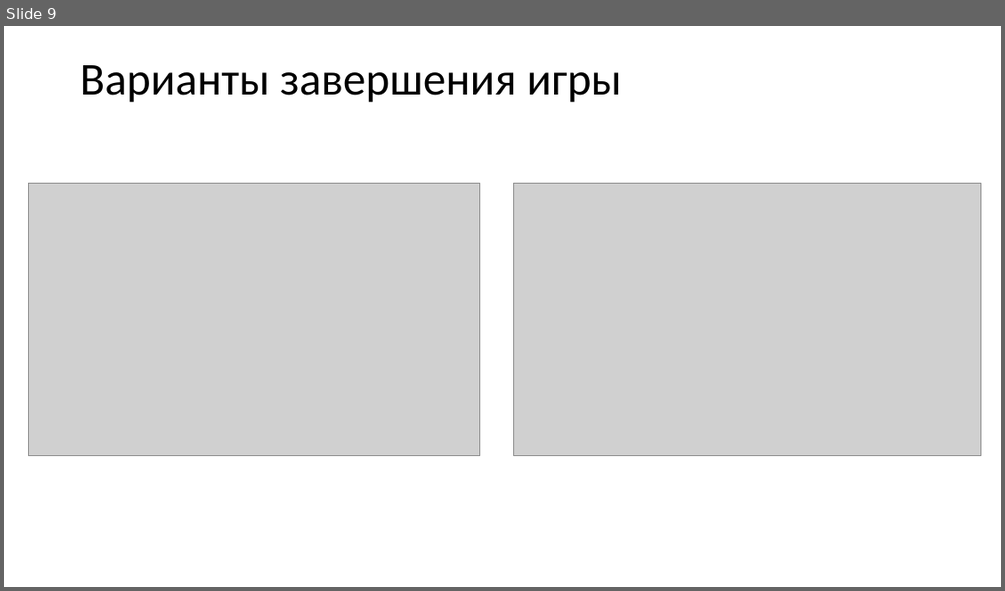
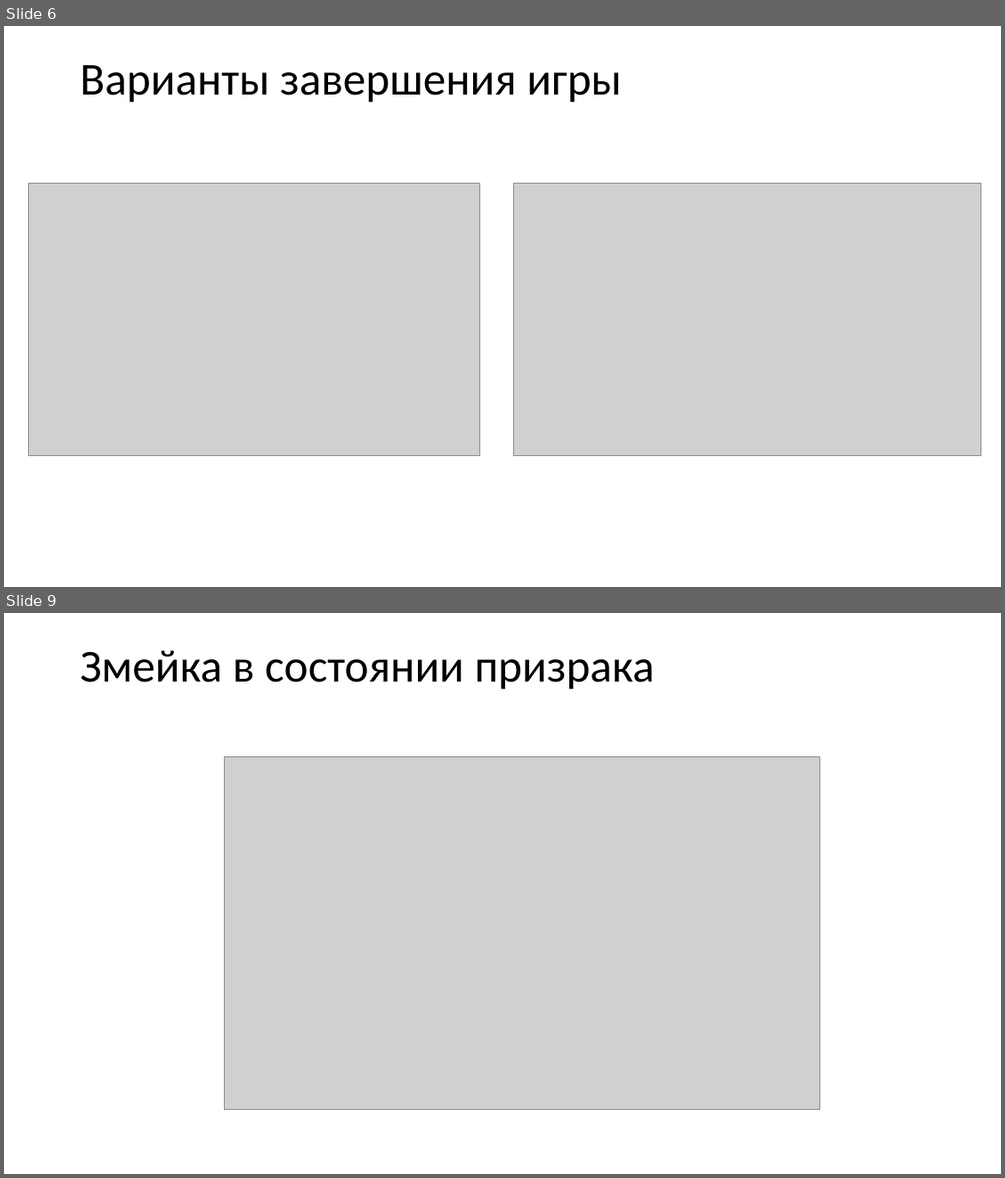
Before and after one commit to 1NiKuz1/snake, a slide deck: выступление/Презентация к курсовому проекту.pptx. Shown one above the other, each under a label of ours: slide 9 before the commit, slides 6 and 9 after it; the slides between them are not shown. The pictures are 1005x591 and 1005x1178 pixels, drawn with LibreOffice and Linux fonts; fonts in the diff are those of the drawing; grey boxes stand for pictures. Boxes give left, top, right and bottom in pixels: in the first picture for what was removed or moved away, otherwise in the second. Text is boxed around its words. In the diff, an @@ line names an element or a change of style, - is before the commit and + after.

```diff
--- a/выступление/Презентация к курсовому проекту.pptx
+++ b/выступление/Презентация к курсовому проекту.pptx
@@ slide 9 added at [4, 613, 1001, 1174], background #FFFFFF @@
@@ title added at [80, 650, 655, 690], 44 pt, text #000000 @@
+Змейка в состоянии призрака
@@ picture added at [225, 756, 820, 1110] @@
@@ what was slide 9 is now slide 6 @@
```
Also in this commit, not shown: 1 slide changed, 5 other slides added, 4 slides removed, 28 other files.
